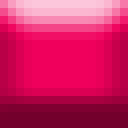
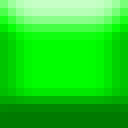
Layers edited between the first and the second 128px x 128px image:
hid "background copie 4" over [0, 0, 128, 128]
showed "background copie" over [0, 0, 128, 128]
showed "background" over [0, 0, 128, 128]
